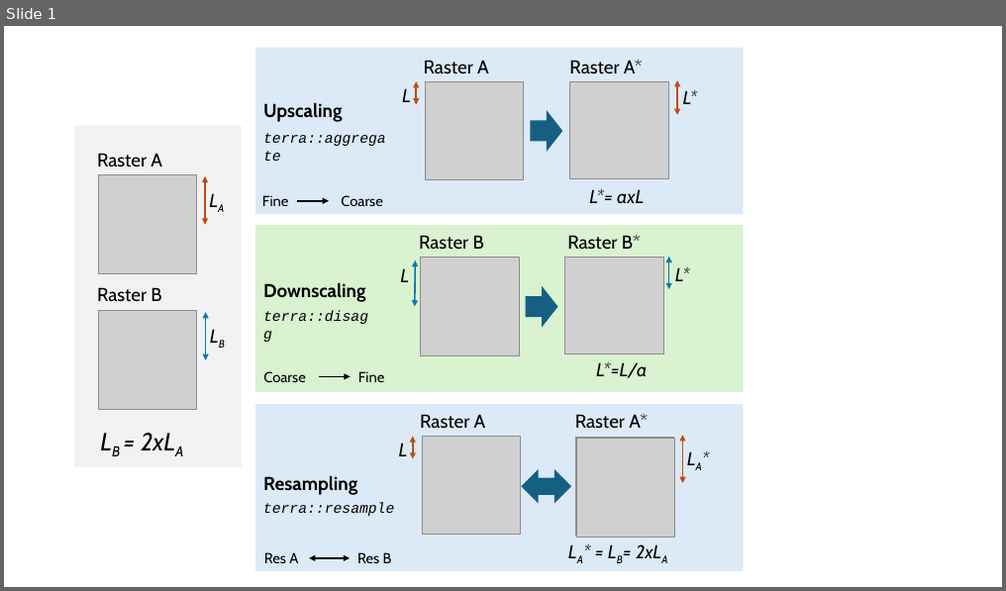
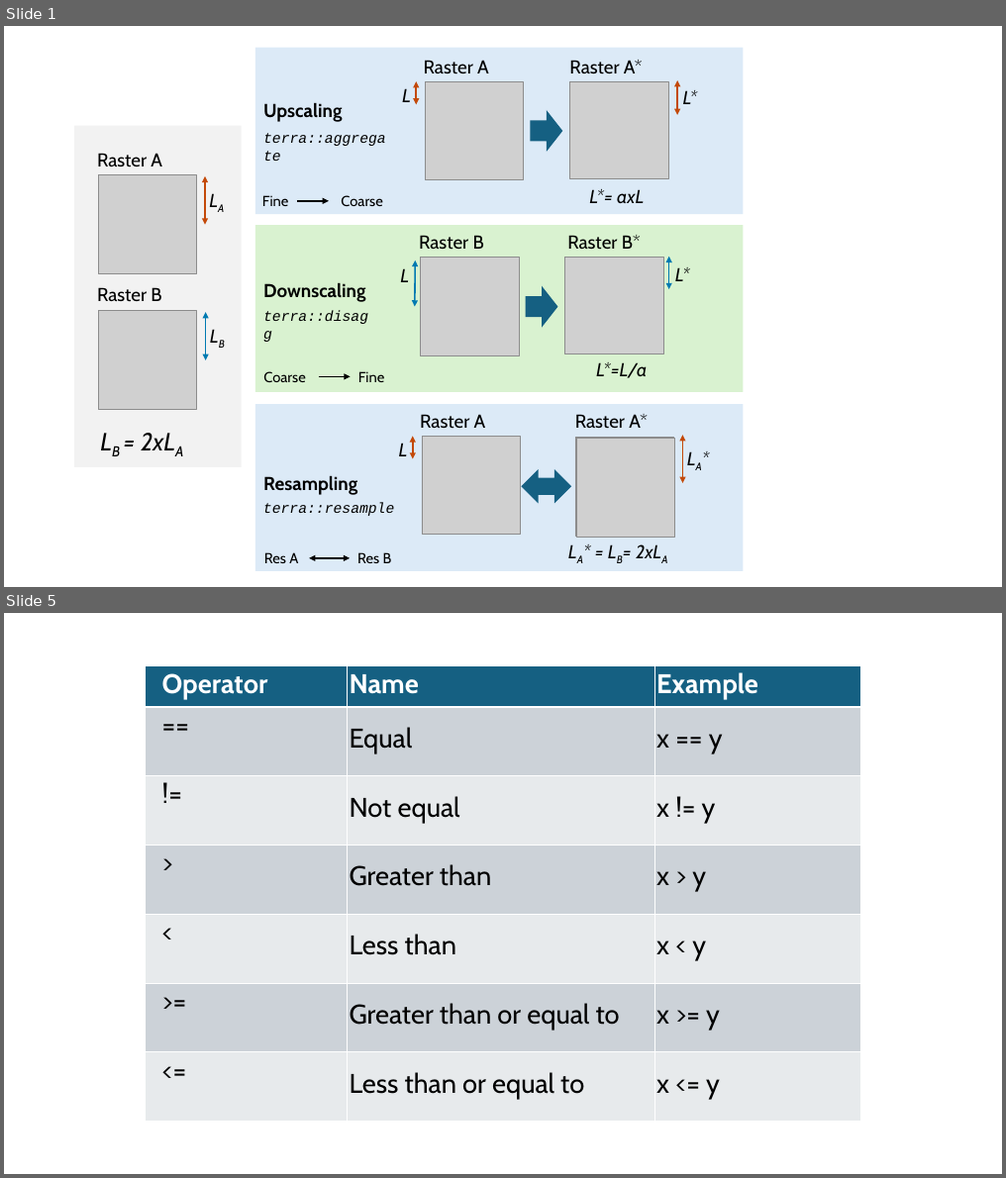
Before and after one commit to Vinit-Sehgal/AGRO4092, a slide deck: plots.pptx. Shown one above the other, each under a label of ours: slide 1 before the commit, slides 1 and 5 after it; the slides between them are not shown. The pictures are 1006x591 and 1006x1178 pixels, drawn with LibreOffice and Linux fonts; fonts in the diff are those of the drawing; grey boxes stand for pictures. Boxes give left, top, right and bottom in pixels: in the first picture for what was removed or moved away, otherwise in the second. Text is boxed around its words. In the diff, an @@ line names an element or a change of style, - is before the commit and + after.

```diff
--- a/plots.pptx
+++ b/plots.pptx
@@ slide 5 added at (4, 613, 1002, 1174), background #FFFFFF @@
@@ table added at (146, 665, 861, 1121), 7 rows, 3 columns @@
+Operator | Name | Example
+== | Equal | x == y
+!= | Not equal | x != y
+> | Greater than | x > y
+< | Less than | x < y
+>= | Greater than or equal to | x >= y
+<= | Less than or equal to | x <= y
```
Also in this commit, not shown: 8 other slides added, 57 other files.
